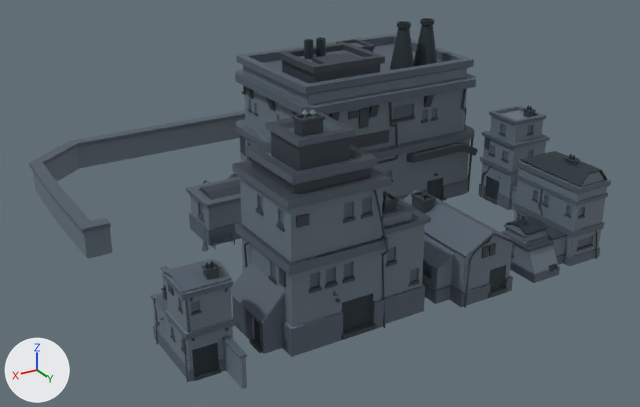
The FBX model Assets/Art/FBX/buildings.fbx as it was, and as the next commit left it.
Rendered twice from a 50 mm lens placed at (36.8, 77.1, 43.3), pointed at (-12.4, -4.8, 2.3). The axes (+X, +Y, +Z) are drawn at lower left. The lights are the same throughout. Where no turn or scale is listed for an object, it has been applied to the vertices. Vertices at the same position are counted once.

The older version as bpy lines, for what is in view:
```python
ob_bench_1_2 = bpy.data.objects.new('bench_1_2', me_mesh_026)
ob_bench_1_2.location = (0.21, -4.69, -0.03)
ob_block3 = bpy.data.objects.new('block3', me_mesh_022)
ob_block3.location = (-9.97, -19.28, -0.27)
ob_building1_2 = bpy.data.objects.new('building1_2', me_mesh_023)
ob_building1_2.location = (13.93, 14.98, 0.32)
ob_building2_2 = bpy.data.objects.new('building2_2', me_mesh_028)
ob_building2_2.location = (-34.13, 11.99, 0.08)
ob_building4_2_2 = bpy.data.objects.new('building4_2_2', me_mesh_024)
ob_building4_2_2.location = (-36.79, 4.81, 0.13)
ob_building5_1 = bpy.data.objects.new('building5_1', me_mesh_027)
ob_building5_1.location = (-0.08, 14.01, 0.39)
ob_sideblock1_1_2 = bpy.data.objects.new('sideblock1_1_2', me_mesh_025)
ob_sideblock1_1_2.location = (-16.85, 13.71, 0.25)
```
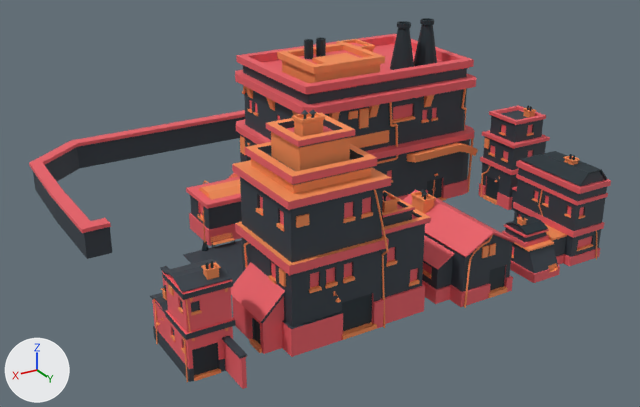
Location of each change, (x1, y1, x2, y2) in pixels of the pictures (640 x 407 px):
'Plane', added: after (183, 240, 243, 284)
part 1 of me_mesh_028, surface changed: (502, 156, 611, 283) in both
part 2 of me_mesh_027, surface changed: (231, 110, 431, 357) in both
part 3 of me_mesh_023, surface changed: (150, 259, 247, 389) in both
part 4 of me_mesh_025, surface changed: (403, 189, 517, 308) in both
part 5 of me_mesh_024, surface changed: (478, 105, 550, 210) in both
part 6 of me_mesh_026, surface changed (black to orange): (210, 232, 235, 245) in both
part 7 of me_mesh_022, surface changed: (29, 18, 478, 259) in both

What changed in the scene script:
```text
Add mat_material:
    mat_material = principled_material('Material')
    mat_material.texture = img_palettetexture_png
    mat_material.roughness = 0.69
Change me_mesh_022:
    where me_mesh_022.from_pydata(...)  # 4476 vertices, 3849 faces; spans x -27.6..24.5, y -19.3..17.6, z -0.4..21.7
    used by ob_block3; location = (-9.97, -19.28, -0.27)
    me_mesh_022 part 7: texture (UV) coordinates of 3849 of 3849 faces, centred in x -27.6..24.5, y -19.2..17.6, z 0.1..21.7, changed; they spanned u 0.08..0.93, v 0.79..1.16 and now span u 0.06..0.45, v 0.31..0.95
Change me_mesh_026:
    where me_mesh_026.from_pydata(...)  # 72 vertices, 54 faces; spans x -1.3..1.33, y -0.5..0.33, z -0.02..1.21
    used by ob_bench_1_2; location = (0.21, -4.69, -0.03)
    me_mesh_026 part 6: texture (UV) coordinates of 24 of 54 faces, centred in x -1.3..1.33, y -0.46..0.33, z 0.54..1.2, changed; they spanned u 0.26..0.46, v 0.83..0.91 and now span u 0.27..0.46, v 0.34..0.41
Change me_mesh_023:
    where me_mesh_023.from_pydata(...)  # 959 vertices, 804 faces; spans x -4.4..0.6, y -12.0..6.1, z -0.4..9.8
    used by ob_building1_2; location = (13.93, 14.98, 0.32)
    me_mesh_023 part 3: texture (UV) coordinates of 671 of 804 faces, centred in x -4.4..0.6, y -12.0..6.1, z -0.2..9.5, changed; they spanned u 0.28..0.9, v 0.81..0.93 and now span u 0.06..0.49, v 0.31..0.92
Change me_mesh_025:
    where me_mesh_025.from_pydata(...)  # 398 vertices, 344 faces; spans x -3.25..5.04, y -6.36..6.29, z -0.25..8.36
    used by ob_sideblock1_1_2; location = (-16.85, 13.71, 0.25)
    me_mesh_025 part 4: texture (UV) coordinates of 223 of 344 faces, centred in x -3.25..5.04, y -6.36..6.24, z -0.06..7.79, changed; they spanned u 0.27..0.96, v 0.77..0.97 and now span u 0.02..0.48, v 0.29..0.92
Change me_mesh_027:
    where me_mesh_027.from_pydata(...)  # 1336 vertices, 1147 faces; spans x -10.2..7.1, y -7.1..5.6, z -0.4..20.6
    used by ob_building5_1; location = (-0.08, 14.01, 0.39)
    me_mesh_027 part 2: texture (UV) coordinates of 1084 of 1147 faces, centred in x -10.2..7.0, y -7.1..5.5, z -0.2..20.4, changed; they spanned u 0.27..0.98, v 0.8..0.95 and now span u 0.07..0.49, v 0.31..0.94
Change me_mesh_028:
    where me_mesh_028.from_pydata(...)  # 1692 vertices, 1465 faces; spans x -1.6..11.1, y -8.1..7.7, z -0.2..11.2
    used by ob_building2_2; location = (-34.13, 11.99, 0.08)
    me_mesh_028 part 1: texture (UV) coordinates of 1215 of 1465 faces, centred in x -1.6..11.1, y -8.1..7.7, z -0.1..10.8, changed; they spanned u 0.3..0.95, v 0.79..0.95 and now span u 0.05..0.48, v 0.3..0.96
Change me_mesh_024:
    where me_mesh_024.from_pydata(...)  # 766 vertices, 684 faces; spans x -2.68..3.65, y -6.32..1.16, z -0.19..11.81
    used by ob_building4_2_2; location = (-36.79, 4.81, 0.13)
    me_mesh_024 part 5: texture (UV) coordinates of 610 of 684 faces, centred in x -2.52..3.64, y -6.32..1.14, z -0.16..11.45, changed; they spanned u 0.28..0.95, v 0.78..0.96 and now span u 0.05..0.48, v 0.29..0.91
Add me_plane:
    me_plane.from_pydata(...)  # 4 vertices, 1 face; spans x -5.0..5.0, y -5.0..5.0, z 0.0
    me_plane.materials.append(mat_material)  # picture img_palettetexture_png
Add ob_plane:
    ob_plane = bpy.data.objects.new('Plane', me_plane)
    ob_plane.location = (0.0, 0.0, 0.0)
```
